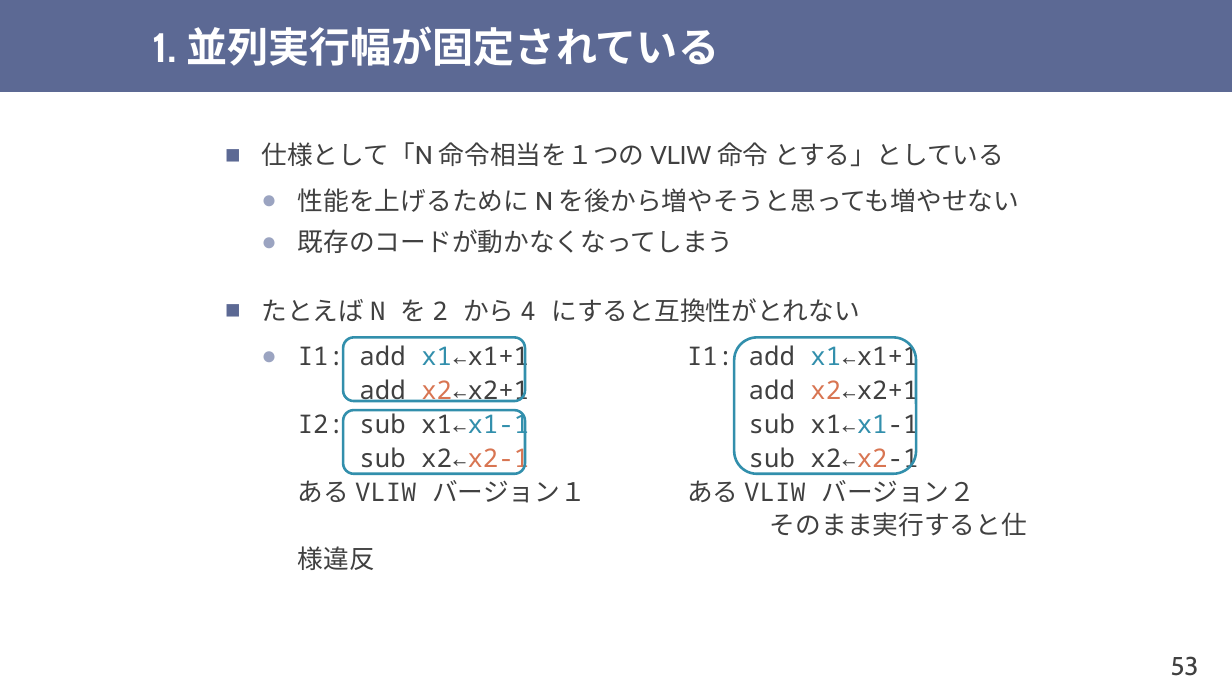
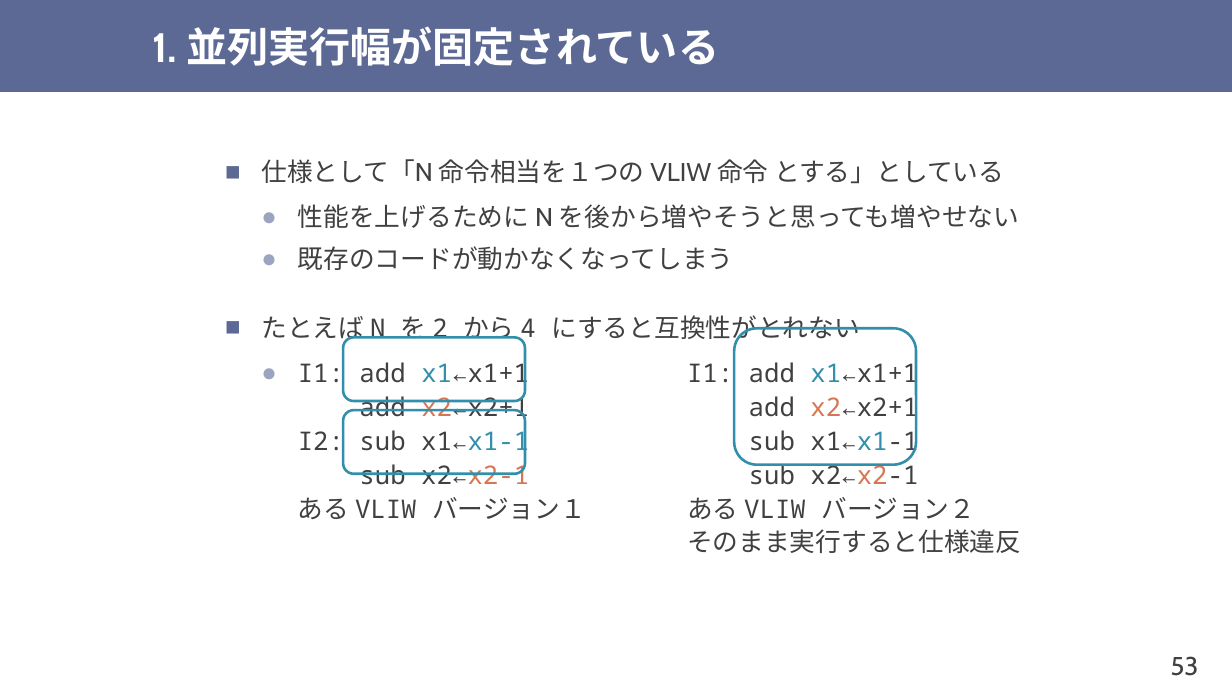
Before and after one commit to shioyadan/otya-computer-architecture-i, a slide deck: slide 53 of cai-shioya-07.pptx. Drawn at 1232x693 pixels with LibreOffice and Linux fonts; fonts in the diff are those of the drawing. Boxes give left, top, right and bottom in pixels: in the first picture for what was removed or moved away, otherwise in the second. Text is boxed around its words. In the diff, an @@ line names an element or a change of style, - is before the commit and + after.

```diff
--- a/cai-shioya-07.pptx
+++ b/cai-shioya-07.pptx
@@ text "仕様として「N 命令相当を１つの VLIW 命令 とする」としている" rewrapped from box(261, 142, 1027, 536) to box(261, 159, 1021, 553) @@
@@ rounded rectangle: place and size @@
-rounded rectangle at box(735, 337, 917, 474)
+rounded rectangle at box(735, 328, 917, 465)
```
Also in this commit, not shown: 1 other slide changed.
